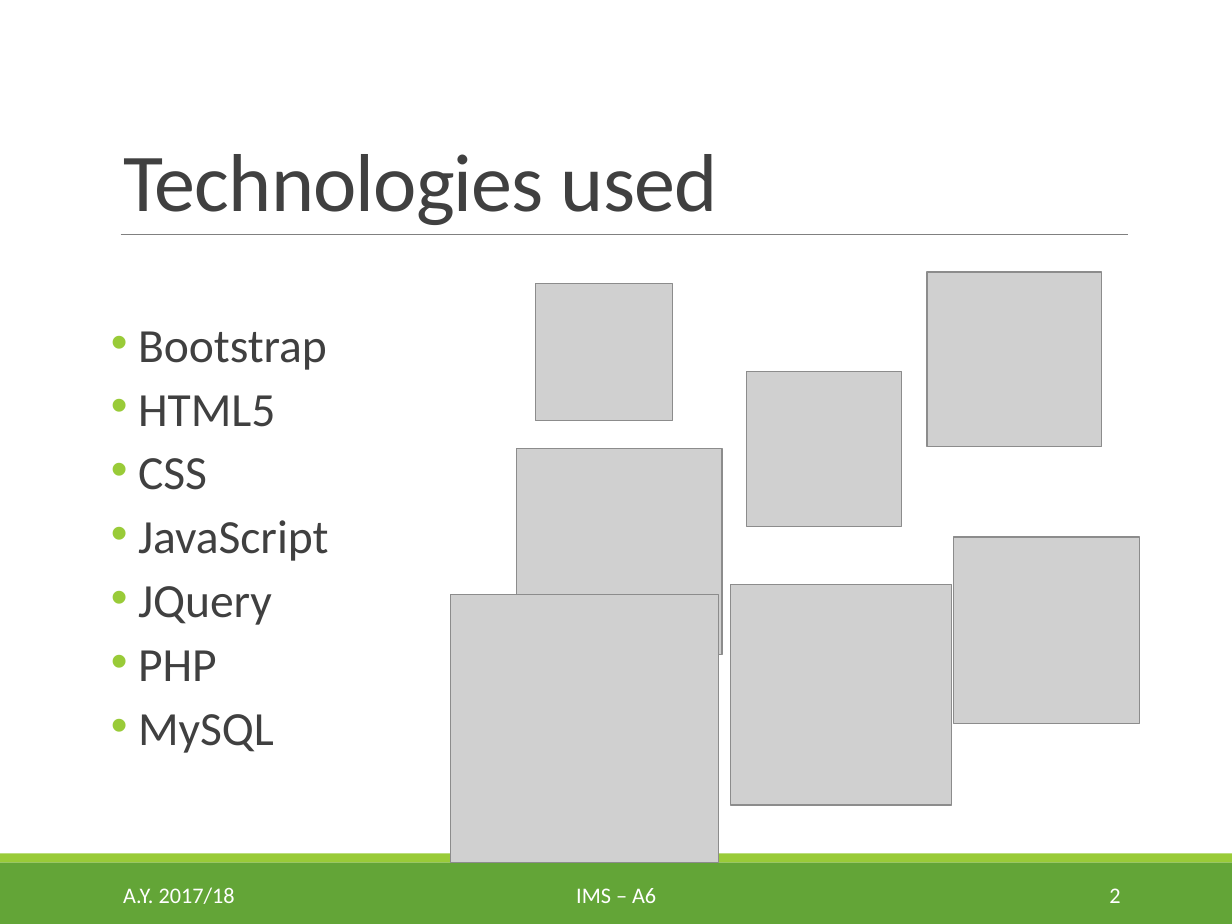
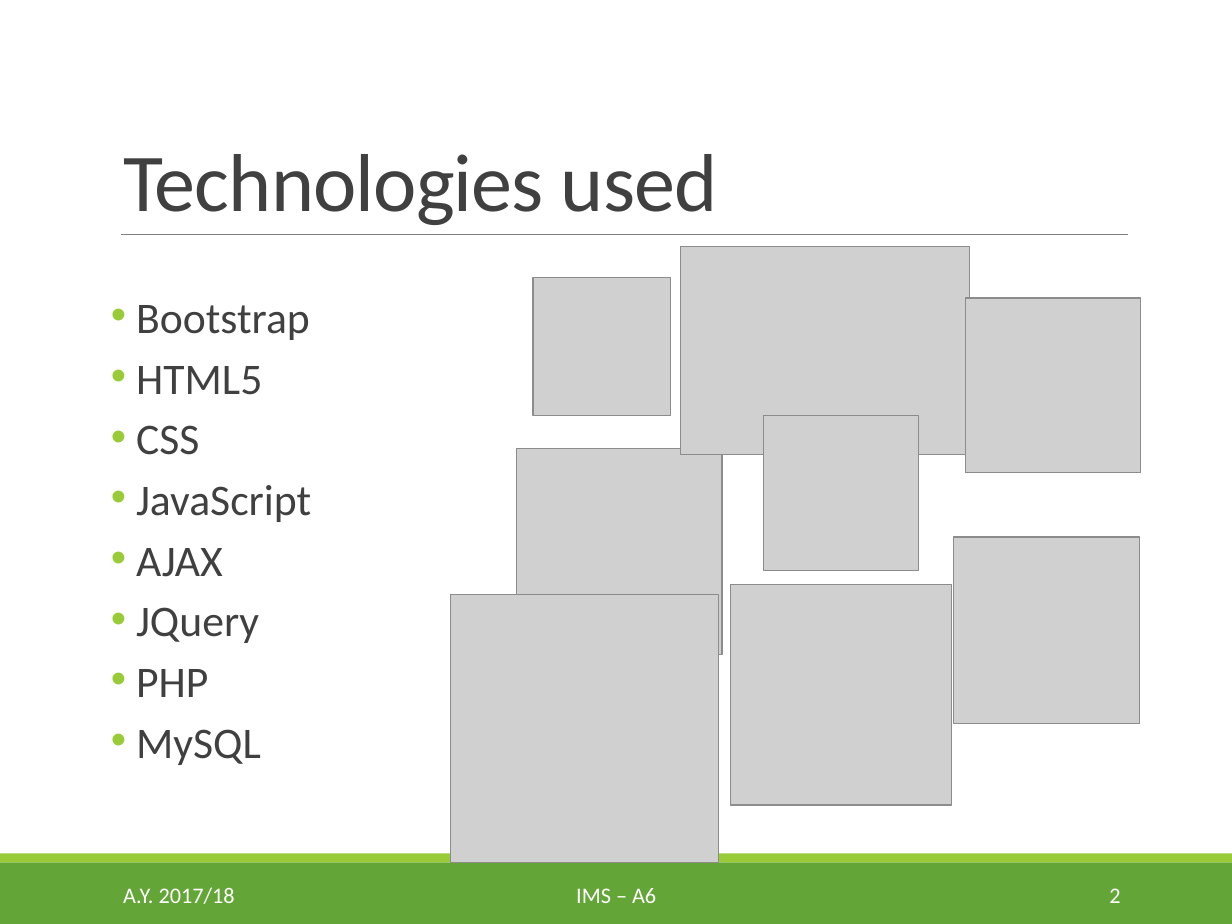
Before and after one commit to egcmi/IMS_project, a slide deck: slide 2 of Presentations/3. Final presentation/IMS_A_6_Final_Presentation.pptx. Drawn at 1232x924 pixels with LibreOffice and Linux fonts; fonts in the diff are those of the drawing; grey boxes stand for pictures. Boxes give left, top, right and bottom in pixels: in the first picture for what was removed or moved away, otherwise in the second. Text is boxed around its words. In the diff, an @@ line names an element or a change of style, - is before the commit and + after.

Commit message:
Ajax added

```diff
--- a/Presentations/3. Final presentation/IMS_A_6_Final_Presentation.pptx
+++ b/Presentations/3. Final presentation/IMS_A_6_Final_Presentation.pptx
@@ picture added at [681, 246, 971, 455] @@
@@ text "Bootstrap": place and size @@
-text "Bootstrap" at [138, 331, 328, 753]
+text "Bootstrap" at [136, 305, 311, 765]
@@ picture: place and size @@
-picture at [535, 283, 673, 421]
+picture at [533, 277, 671, 415]
@@ picture: place and size @@
-picture at [928, 272, 1103, 447]
+picture at [966, 298, 1141, 473]
@@ text at [136, 305, 311, 765]: size 27.8 to 25.5 pt @@
@@ picture: place and size @@
-picture at [747, 371, 902, 526]
+picture at [764, 416, 919, 572]
@@ text at [136, 548, 223, 577]: paragraph added @@
+• AJAX
```
Also in this commit, not shown: 3 other files.
